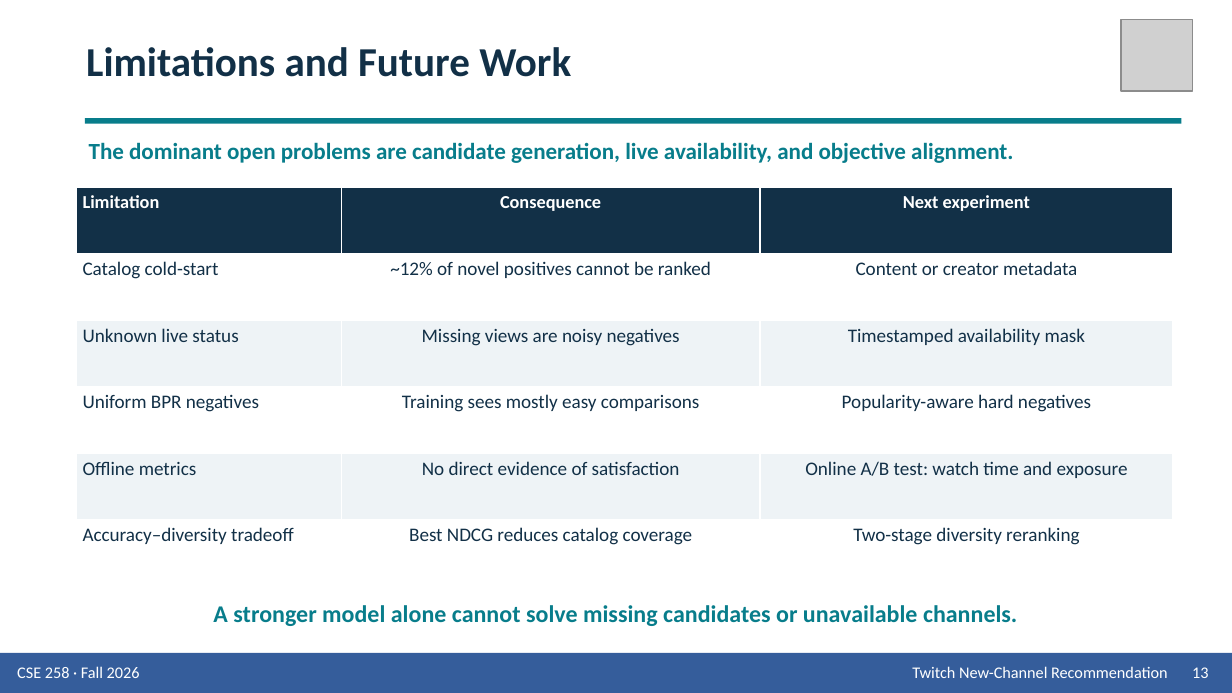
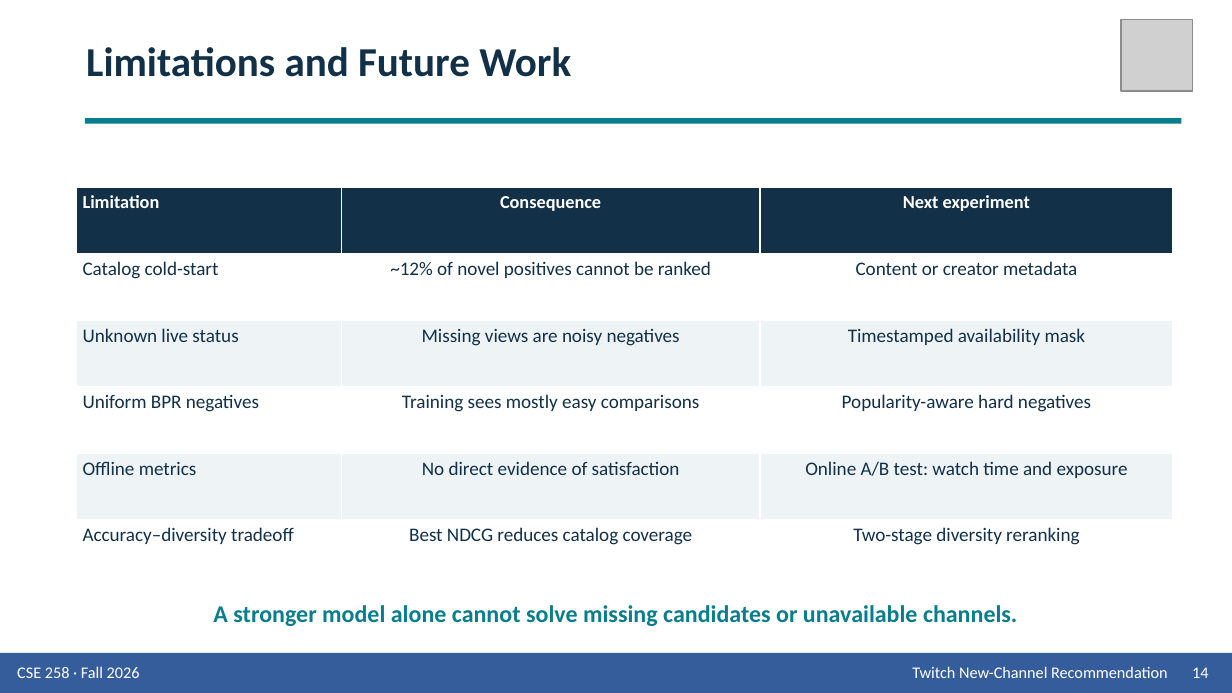
Before and after one commit to Wen-Chieh-Lo/You-know-who-did-God-did-, a slide deck: slide 14 of presentation/Group_9_Presentation_Twitch.pptx (slide 13 before the commit). Drawn at 1232x693 pixels with LibreOffice and Linux fonts; fonts in the diff are those of the drawing; grey boxes stand for pictures. Boxes give left, top, right and bottom in pixels: in the first picture for what was removed or moved away, otherwise in the second. Text is boxed around its words. In the diff, an @@ line names an element or a change of style, - is before the commit and + after.

```diff
--- a/presentation/Group_9_Presentation_Twitch.pptx
+++ b/presentation/Group_9_Presentation_Twitch.pptx
@@ text removed at (89,142,1013,163) @@
-The dominant open problems are candidate generation, live availability, and objective alignment.
@@ text at (1192,667,1208,678): text changed @@
-13
+14
```
Also in this commit, not shown: 11 other slides changed, 2 slides added, 1 slide removed, 2 other files.
